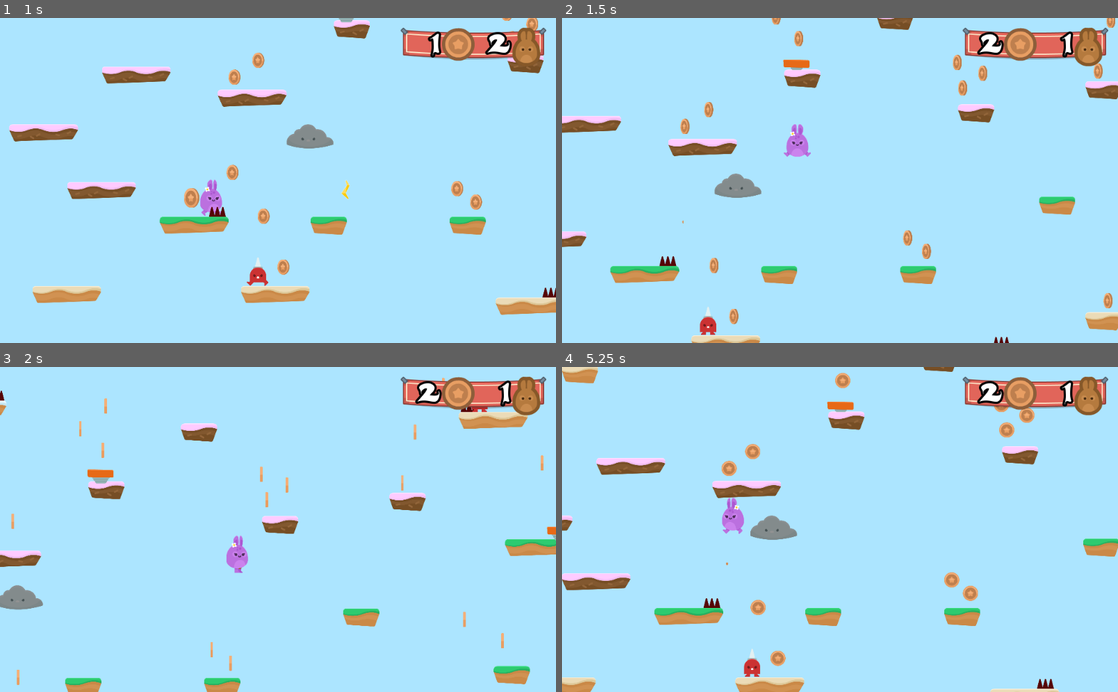
Above: before the commit, frames 1-4 (two rows, left to right).
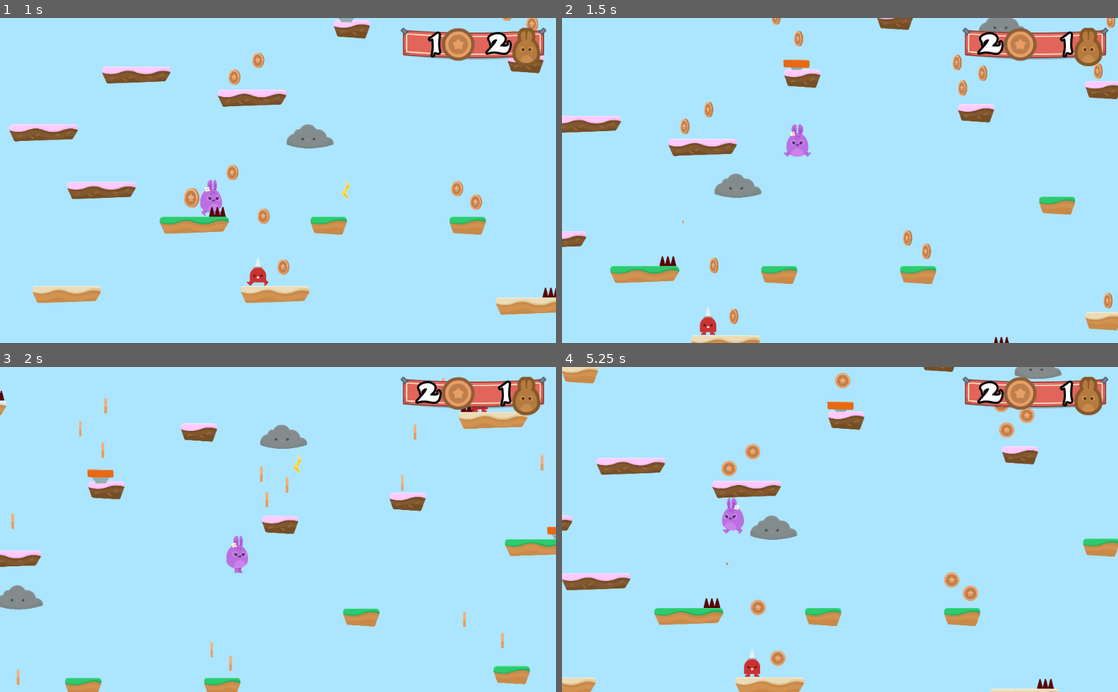
Above: after the commit, the same moments.

Repository: Eyeofthetgr/HoppyDays
Game: Godot game, scene res://Levels/Level1.tscn
Same seed, same stepped clock (60 frames per second), same inputs: the game is played once before the commit and once after it.
Inputs (mouse positions are in pixels of both pictures, inside the frame that each line leads up to):
- Up to frame 1 (1 s): hold D (right) from 0.53 s (still down); tap W (jump) at 0.77 s
- Up to frame 2 (1.5 s): keep holding D (right)
- Up to frame 3 (2 s): keep holding D (right); tap W (jump) at 1.52 s
- Up to frame 4 (5.25 s): release D (right) at 2.03 s; hold A (left) 2.03-2.78 s; hold D (right) 2.78-3.5 s; tap W (jump) at 3.02, 4.52 s; click (745, 575) at 3.5 s; hold D (right) 4.28-5.03 s; hold A (left) from 5.03 s (still down)

Frame 1 is identical in both runs. In frame 2, 0.3% of the frame differs, in the area x 75-84%, y 0-5%; in frame 3, 0.5%, in the area x 46-56%, y 17-33%; in frame 4, 0.3%.

Commit message:
Making a portal

Diff:
--- /dev/null
+++ b/Items/Portal.gd
@@ -0,0 +1,6 @@
+extends Node2D
+
+
+
+func _on_Area2D_body_entered(body):
+	get_tree().call_group("Gamestate", "win_game")
--- /dev/null
+++ b/Items/Portal.tscn
@@ -0,0 +1,62 @@
+[gd_scene load_steps=7 format=2]
+
+[ext_resource path="res://Items/Portal.gd" type="Script" id=1]
+[ext_resource path="res://GFX/Items/portal_yellow.png" type="Texture" id=2]
+[ext_resource path="res://GFX/Particles/portal_yellowParticle.png" type="Texture" id=3]
+
+[sub_resource type="RectangleShape2D" id=1]
+extents = Vector2( 115.29, 41.0211 )
+
+[sub_resource type="Animation" id=2]
+resource_name = "PortalStretch"
+length = 2.0
+loop = true
+step = 1.0
+tracks/0/type = "value"
+tracks/0/path = NodePath(".:scale")
+tracks/0/interp = 1
+tracks/0/loop_wrap = true
+tracks/0/imported = false
+tracks/0/enabled = true
+tracks/0/keys = {
+"times": PoolRealArray( 0, 1 ),
+"transitions": PoolRealArray( 1, 1 ),
+"update": 0,
+"values": [ Vector2( 1, 1 ), Vector2( 1.25, 1 ) ]
+}
+
+[sub_resource type="ParticlesMaterial" id=3]
+emission_shape = 1
+emission_sphere_radius = 128.0
+flag_disable_z = true
+gravity = Vector3( 0, 0, 0 )
+angular_velocity = 0.0
+orbit_velocity = 0.25
+orbit_velocity_random = 0.0
+radial_accel = 20.0
+
+[node name="Portal" type="Node2D"]
+script = ExtResource( 1 )
+
+[node name="Area2D" type="Area2D" parent="."]
+collision_layer = 0
+
+[node name="Sprite" type="Sprite" parent="Area2D"]
+texture = ExtResource( 2 )
+
+[node name="CollisionShape2D" type="CollisionShape2D" parent="Area2D"]
+visible = false
+shape = SubResource( 1 )
+
+[node name="AnimationPlayer" type="AnimationPlayer" parent="Area2D"]
+autoplay = "PortalStretch"
+anims/PortalStretch = SubResource( 2 )
+
+[node name="Particles2D" type="Particles2D" parent="Area2D"]
+position = Vector2( 1.34351, 0 )
+amount = 24
+lifetime = 2.0
+randomness = 1.0
+process_material = SubResource( 3 )
+texture = ExtResource( 3 )
+[connection signal="body_entered" from="Area2D" to="." method="_on_Area2D_body_entered"]
--- a/Levels/GameState.gd
+++ b/Levels/GameState.gd
@@ -36,3 +36,7 @@
 
 func end_game():
 	get_tree().change_scene("res://Levels/GameOver.tscn")
+
+
+func win_game():
+	get_tree().change_scene("res://Levels/Victory.tscn")
--- a/Levels/Level1.tscn
+++ b/Levels/Level1.tscn
@@ -10,6 +10,7 @@
 [ext_resource path="res://GUI/GUI.tscn" type="PackedScene" id=8]
 [ext_resource path="res://NPCs/Spikeman.tscn" type="PackedScene" id=9]
 [ext_resource path="res://NPCs/Cloud.tscn" type="PackedScene" id=10]
+[ext_resource path="res://Items/Portal.tscn" type="PackedScene" id=11]
 
 [node name="Level1" type="Node2D"]
 script = ExtResource( 1 )
@@ -280,3 +281,24 @@
 
 [node name="Cloud" parent="NPCs" instance=ExtResource( 10 )]
 position = Vector2( 1912.47, 578.188 )
+
+[node name="Cloud2" parent="NPCs" instance=ExtResource( 10 )]
+position = Vector2( 3372.77, -311.333 )
+
+[node name="Cloud3" parent="NPCs" instance=ExtResource( 10 )]
+position = Vector2( 6115.46, 88.9511 )
+
+[node name="Cloud4" parent="NPCs" instance=ExtResource( 10 )]
+position = Vector2( 8917.45, -837.634 )
+
+[node name="Cloud5" parent="NPCs" instance=ExtResource( 10 )]
+position = Vector2( 14306.5, -259.445 )
+
+[node name="Cloud6" parent="NPCs" instance=ExtResource( 10 )]
+position = Vector2( 20888.9, -318.746 )
+
+[node name="Cloud7" parent="NPCs" instance=ExtResource( 10 )]
+position = Vector2( 17286.4, 51.8876 )
+
+[node name="Portal" parent="." instance=ExtResource( 11 )]
+position = Vector2( 21741.4, -941.41 )
--- /dev/null
+++ b/Levels/Victory.tscn
@@ -0,0 +1,25 @@
+[gd_scene load_steps=2 format=2]
+
+[ext_resource path="res://Levels/GameOver.tscn" type="PackedScene" id=1]
+
+[node name="Victory" instance=ExtResource( 1 )]
+
+[node name="VBoxContainer" parent="CenterContainer" index="0"]
+margin_left = 223.0
+margin_right = 801.0
+
+[node name="Label" parent="CenterContainer/VBoxContainer" index="0"]
+margin_right = 578.0
+text = "You win!"
+
+[node name="HBoxContainer" parent="CenterContainer/VBoxContainer" index="1"]
+margin_right = 578.0
+
+[node name="RestartButton" parent="CenterContainer/VBoxContainer/HBoxContainer" index="0"]
+margin_left = 78.0
+margin_right = 130.0
+
+[node name="Label" parent="CenterContainer/VBoxContainer/HBoxContainer" index="1"]
+margin_left = 134.0
+margin_right = 499.0
+text = "Play again!"
Not shown: 1 places in Levels/Level1.tscn that only renumber resources
